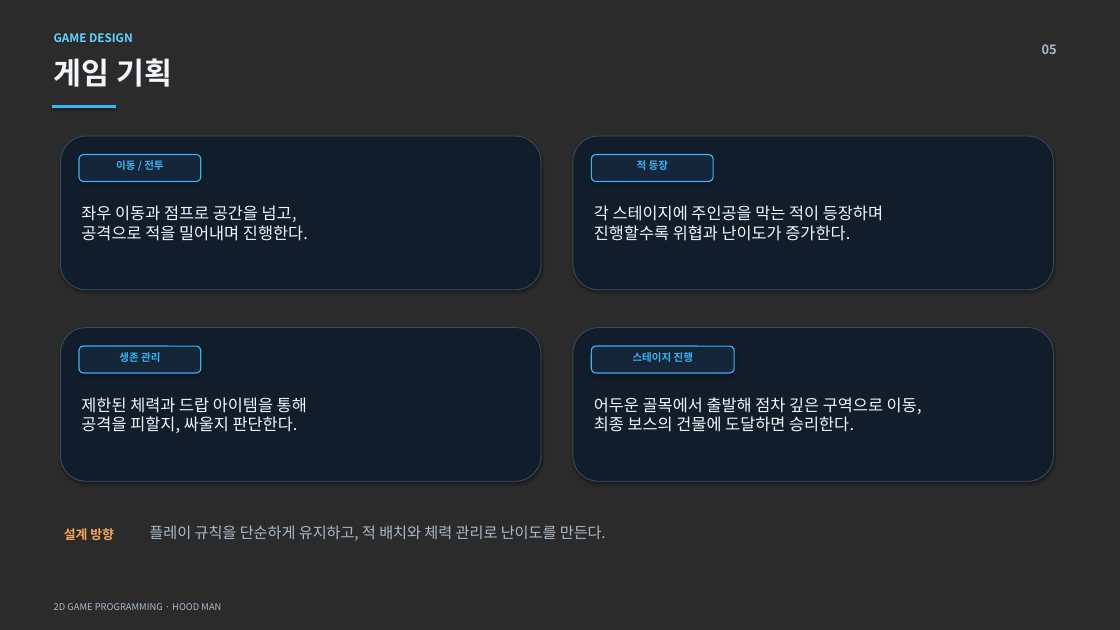
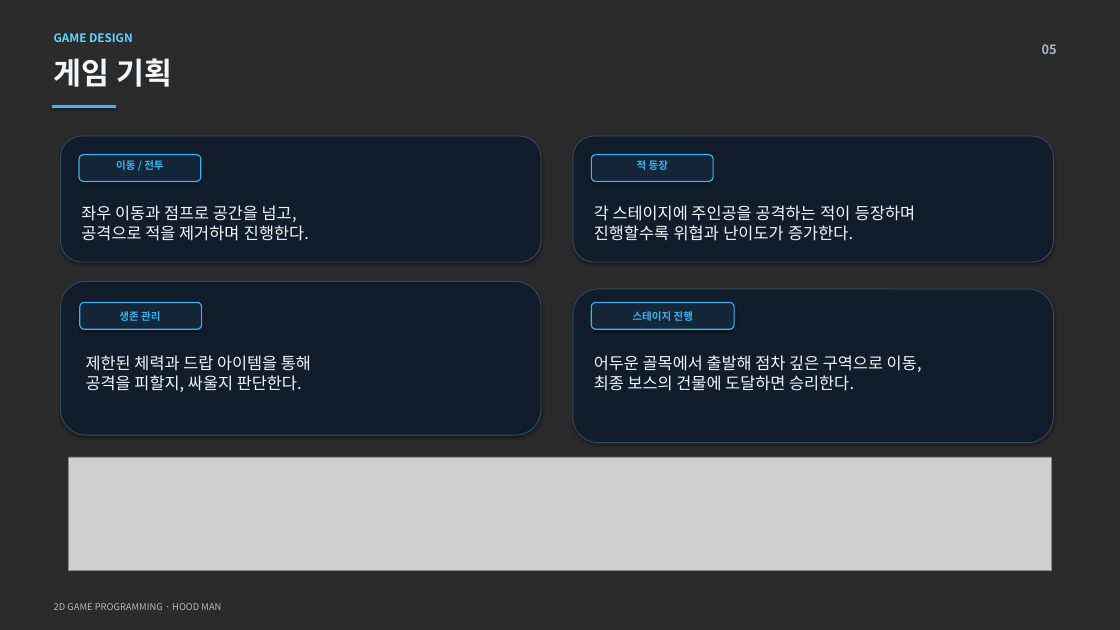
Before and after one commit to 2023180001-Kang/2DPRC, a slide deck: slide 4 of 2023180001_강동수_2D게임프로그래밍_1차발표.pptx (slide 5 before the commit). Drawn at 1120x630 pixels with LibreOffice and Linux fonts; fonts in the diff are those of the drawing; grey boxes stand for pictures; background and template pictures are left out; a plain dark background stands for a picture behind light text. Boxes give left, top, right and bottom in pixels: in the first picture for what was removed or moved away, otherwise in the second. Text is boxed around its words. In the diff, an @@ line names an element or a change of style, - is before the commit and + after.

```diff
--- a/2023180001_강동수_2D게임프로그래밍_1차발표.pptx
+++ b/2023180001_강동수_2D게임프로그래밍_1차발표.pptx
@@ rounded rectangle: place and size @@
-rounded rectangle at box(60, 136, 541, 290)
+rounded rectangle at box(60, 136, 541, 262)
@@ rounded rectangle: place and size @@
-rounded rectangle at box(573, 136, 1054, 290)
+rounded rectangle at box(573, 136, 1054, 262)
@@ text at box(81, 205, 309, 241): text changed @@
-좌우 이동과 점프로 공간을 넘고,
-공격으로 적을 밀어내며 진행한다.
+좌우 이동과 점프로 공간을 넘고,
+공격으로 적을 제거하며 진행한다.
@@ text at box(594, 205, 915, 241): text changed @@
-각 스테이지에 주인공을 막는 적이 등장하며
-진행할수록 위협과 난이도가 증가한다.
+각 스테이지에 주인공을 공격하는 적이 등장하며
+진행할수록 위협과 난이도가 증가한다.
@@ proportions changed in 6 elements at box(60, 136, 541, 262), box(573, 136, 1054, 262), box(573, 289, 1054, 443), box(592, 302, 734, 329), box(80, 302, 202, 329), box(60, 281, 541, 435) @@
@@ 3 rounded rectangles: place and size @@
-3 rounded rectangles at box(60, 328, 734, 481)
+3 rounded rectangles at box(60, 281, 734, 435)
@@ 2 texts, 1 rounded rectangle: place and size @@
-2 texts, 1 rounded rectangle at box(119, 328, 1054, 481)
+2 texts, 1 rounded rectangle at box(119, 289, 1054, 443)
@@ text at box(86, 355, 311, 392): text changed @@
-제한된 체력과 드랍 아이템을 통해
-공격을 피할지, 싸울지 판단한다.
+제한된 체력과 드랍 아이템을 통해
+공격을 피할지, 싸울지 판단한다.
@@ text at box(594, 355, 922, 391): text changed @@
-어두운 골목에서 출발해 점차 깊은 구역으로 이동,
-최종 보스의 건물에 도달하면 승리한다.
+어두운 골목에서 출발해 점차 깊은 구역으로 이동,
+최종 보스의 건물에 도달하면 승리한다.
@@ picture added at box(69, 457, 1052, 571) @@
@@ text removed at box(64, 528, 114, 540) @@
-설계 방향
@@ text removed at box(149, 525, 606, 541) @@
-플레이 규칙을 단순하게 유지하고, 적 배치와 체력 관리로 난이도를 만든다.
```
Also in this commit, not shown: 4 other slides changed, 2 slides removed, 1 other file.
